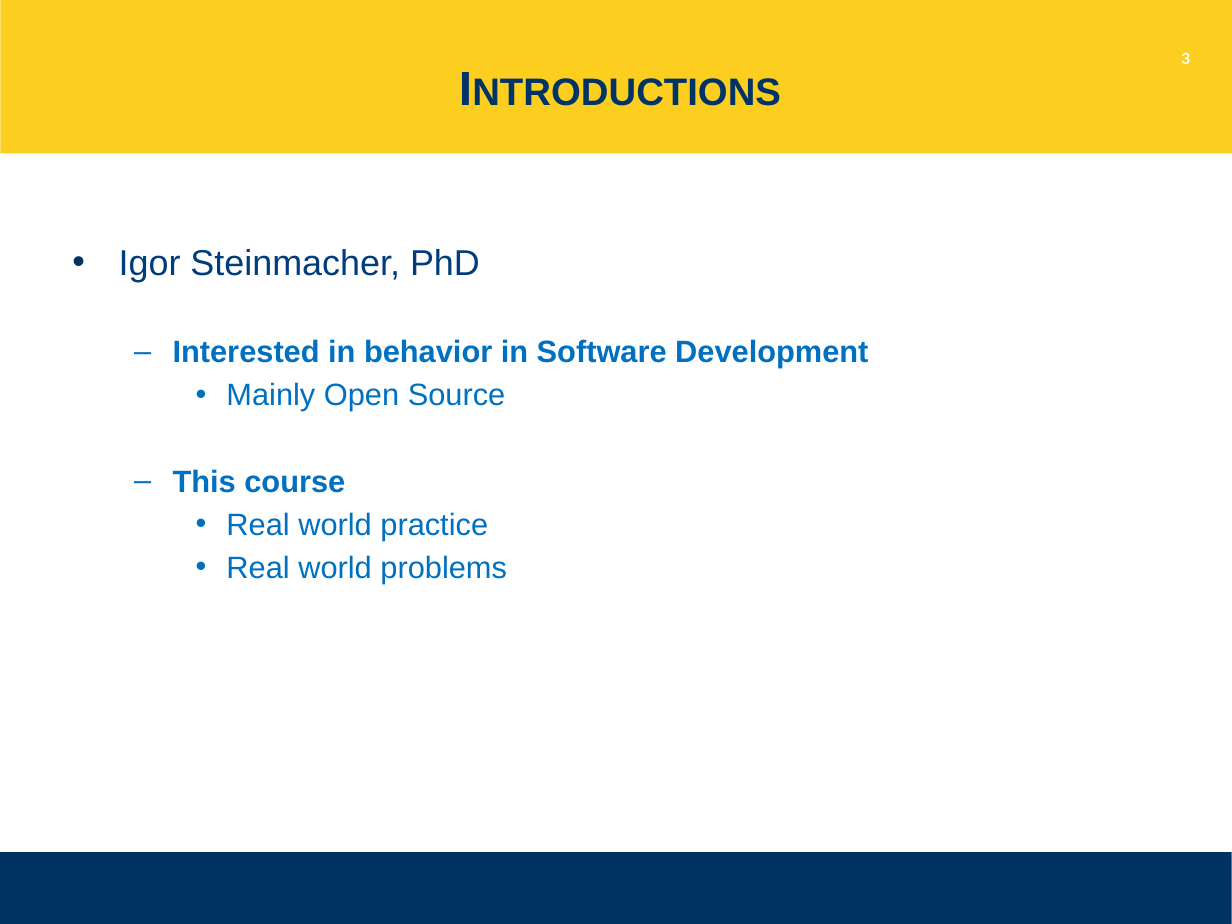
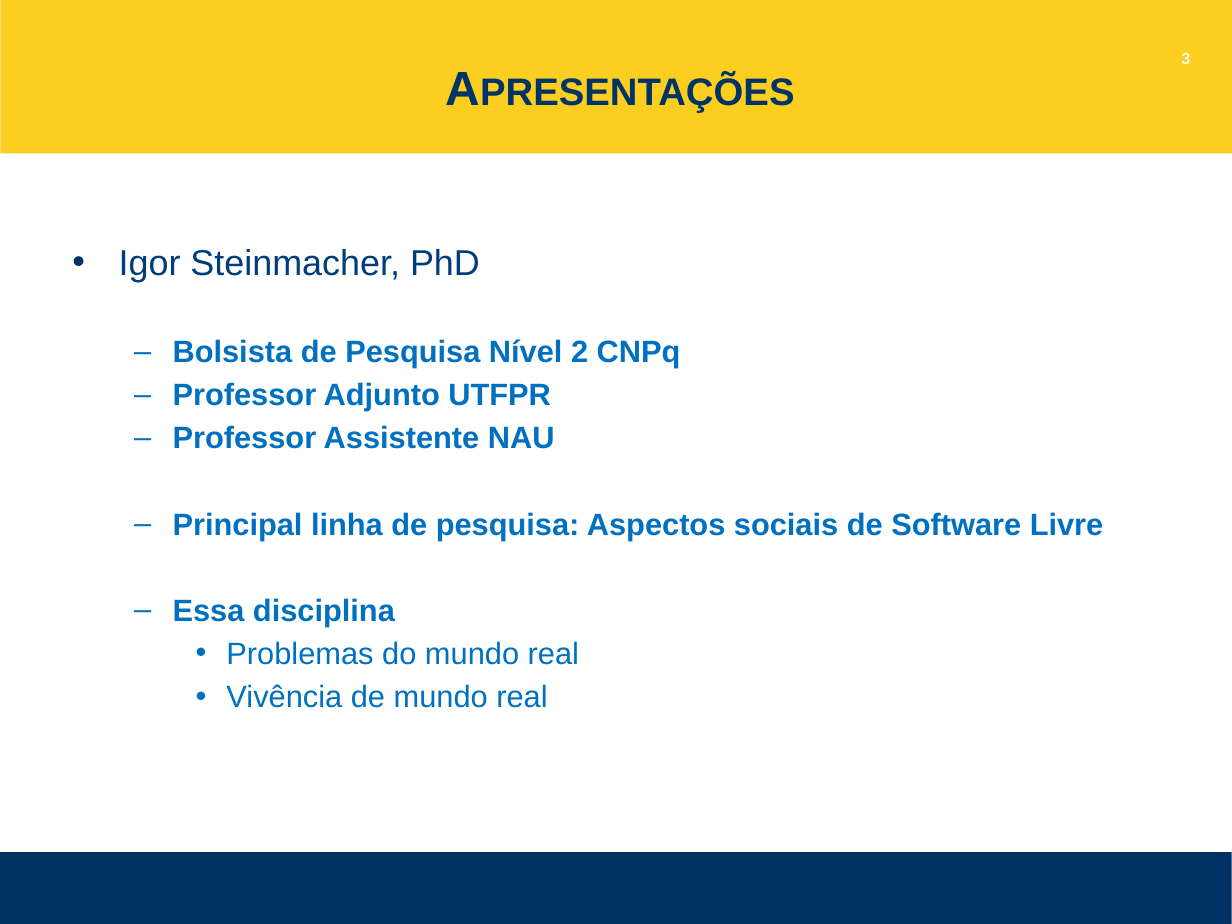
Before and after one commit to igorsteinmacher/SL2022, a slide deck: slide 3 of notes/Lecture_01.pptx. Drawn at 1232x924 pixels with LibreOffice and Linux fonts; fonts in the diff are those of the drawing. Boxes give left, top, right and bottom in pixels: in the first picture for what was removed or moved away, otherwise in the second. Text is boxed around its words. In the diff, an @@ line names an element or a change of style, - is before the commit and + after.

```diff
--- a/notes/Lecture_01.pptx
+++ b/notes/Lecture_01.pptx
@@ title at [60,20,1180,153]: text changed @@
-Introductions
+Apresentações
@@ text at [173,339,1104,708]: text changed @@
-  – Interested in behavior in Software Development
-    • Mainly Open Source
-  – This course
-    • Real world practice
-    • Real world problems
+  – Bolsista de Pesquisa Nível 2 CNPq
+  – Professor Adjunto UTFPR
+  – Professor Assistente NAU
+  – Principal linha de pesquisa: Aspectos sociais de Software Livre
+  – Essa disciplina
+    • Problemas do mundo real
+    • Vivência de mundo real
```
Also in this commit, not shown: 5 other slides changed, 4 slides added, 4 slides removed, 2 other files.
